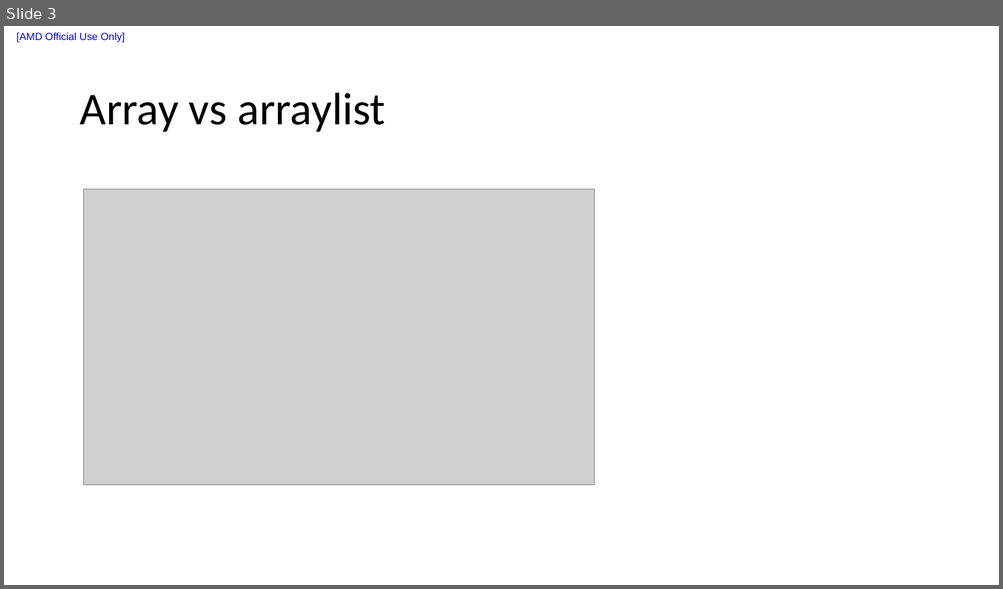
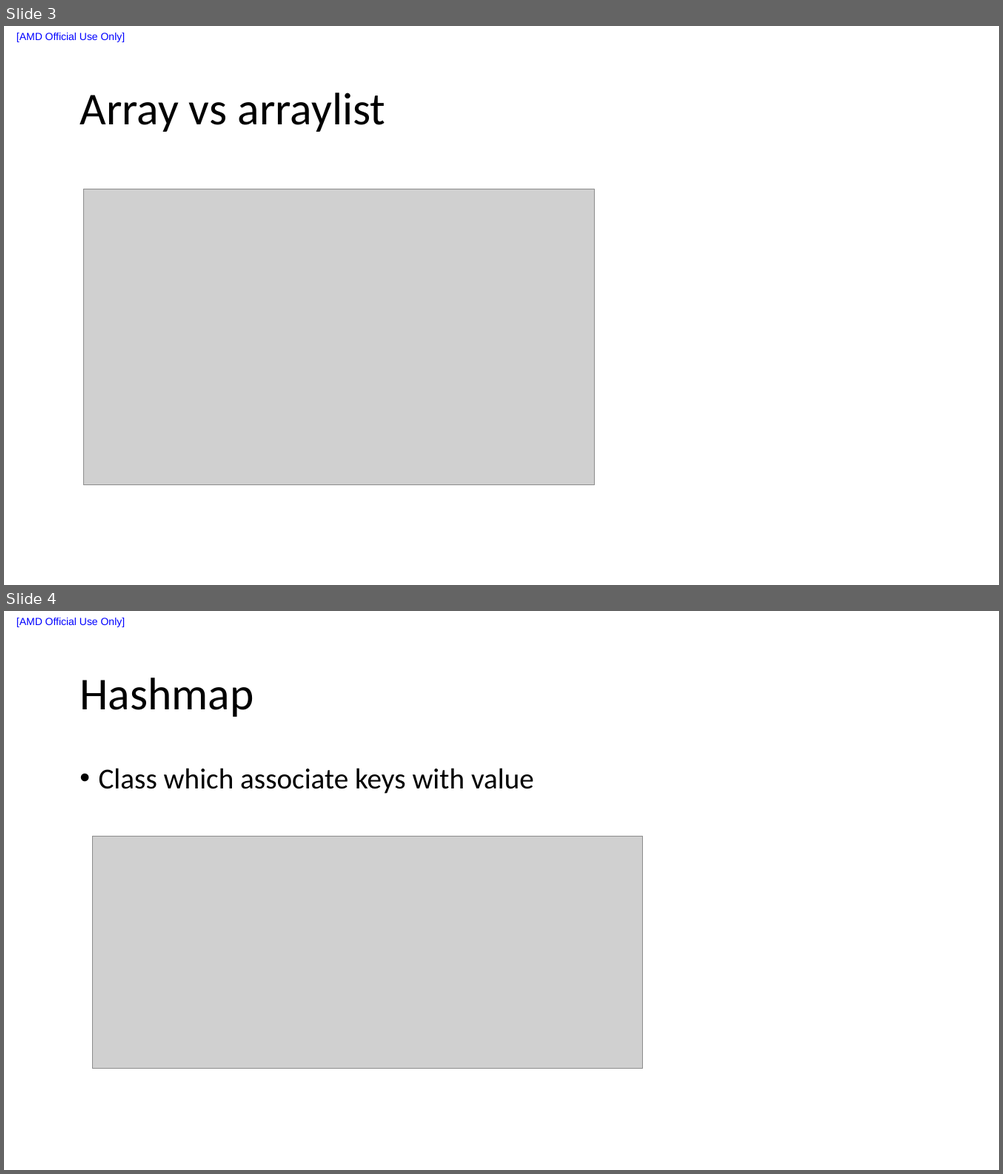
Before and after one commit to liuxu-github-ui/Java, a slide deck: Java Programming_Arraylist,lists,and structured data/week2/week2_notes.pptx. Shown one above the other, each under a label of ours: slide 3 before the commit, slides 3 and 4 after it. The pictures are 1003x589 and 1003x1174 pixels, drawn with LibreOffice and Linux fonts; fonts in the diff are those of the drawing; grey boxes stand for pictures. Boxes give left, top, right and bottom in pixels: in the first picture for what was removed or moved away, otherwise in the second. Text is boxed around its words. In the diff, an @@ line names an element or a change of style, - is before the commit and + after.

```diff
--- a/Java Programming_Arraylist,lists,and structured data/week2/week2_notes.pptx
+++ b/Java Programming_Arraylist,lists,and structured data/week2/week2_notes.pptx
@@ slide 4 added at box(4, 611, 999, 1170), background #FFFFFF; not listed: 1 template element that a slide beside it also shows @@
@@ title added at box(79, 678, 253, 717), 44 pt, text #000000 @@
+Hashmap
@@ text added at box(99, 768, 534, 794), 28 pt, text #000000 @@
+• Class which associate keys with value
@@ picture added at box(92, 836, 643, 1068) @@
```
Also in this commit, not shown: 1 slide removed, 36 other files.
